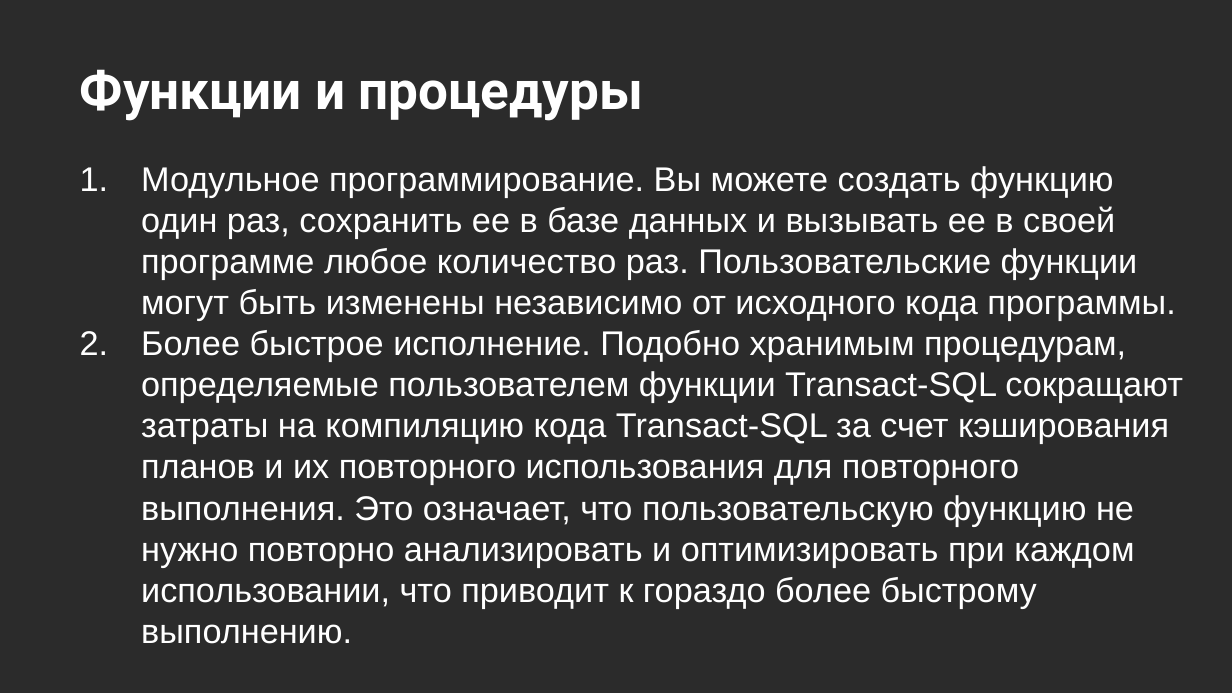
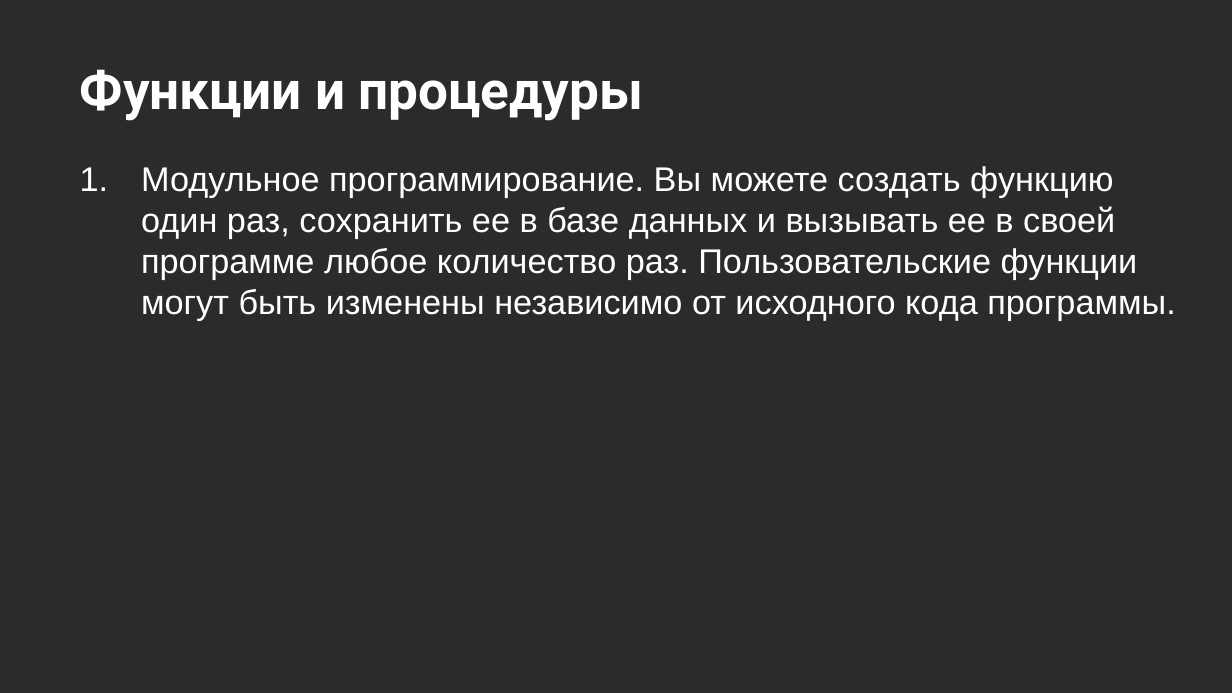
Before and after one commit to MarinaPaley/OTUS, a slide deck: slide 6 of Программирование.pptx. Drawn at 1232x693 pixels with LibreOffice and Linux fonts; fonts in the diff are those of the drawing; background and template pictures are left out; a plain dark background stands for a picture behind light text. Boxes give left, top, right and bottom in pixels: in the first picture for what was removed or moved away, otherwise in the second. Text is boxed around its words. In the diff, an @@ line names an element or a change of style, - is before the commit and + after.

```diff
--- a/Программирование.pptx
+++ b/Программирование.pptx
@@ text at [141, 330, 1183, 644]: paragraph removed @@
-2. Более быстрое исполнение. Подобно хранимым процедурам, определяемые пользователем функции Transact-SQL сокращают затраты на компиляцию кода Transact-SQL за счет кэширования планов и их повторного использования для повторного выполнения. Это означает, что пользовательскую функцию не нужно повторно анализировать и оптимизировать при каждом использовании, что приводит к гораздо более быстрому выполнению.
```
Also in this commit, not shown: 1 slide added, 1 other file.
